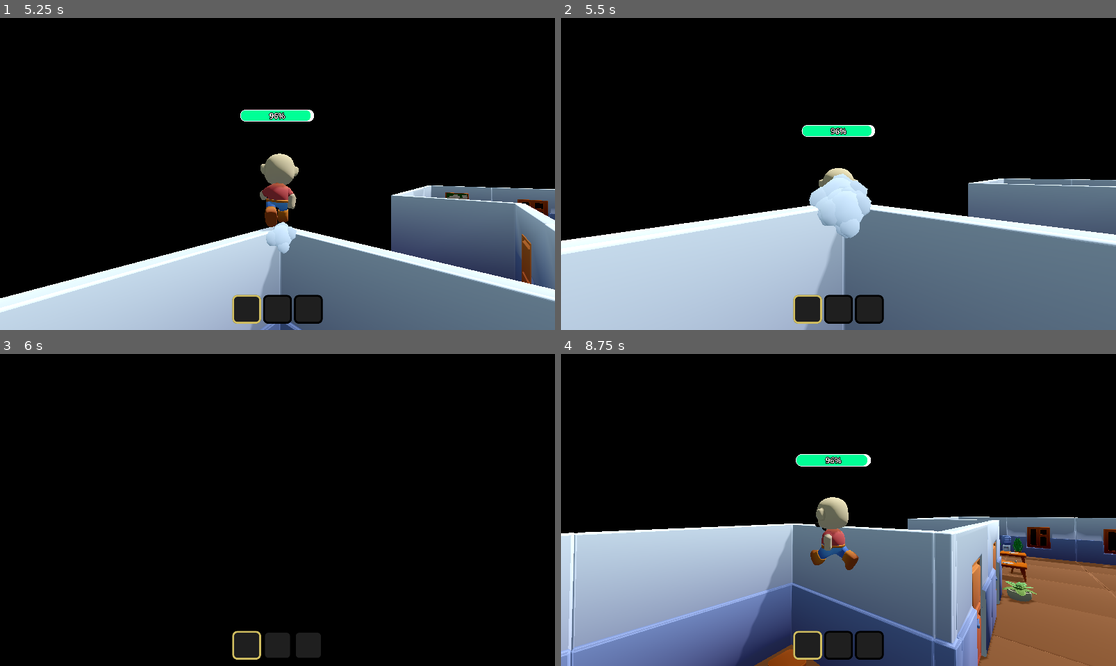
Above: before the commit, frames 1-4 (two rows, left to right).
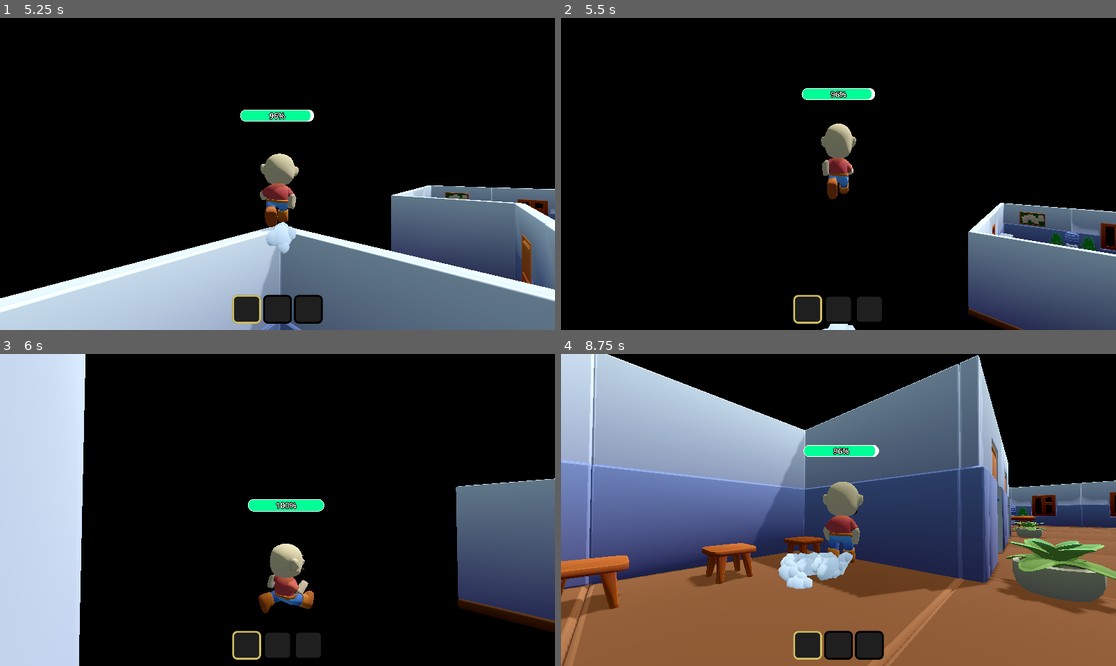
Above: after the commit, the same moments.

Repository: Scrawach/ld57
Game: Godot game, scene res://game.tscn
Two runs of this game, one before a commit and one after it. Both use one fixed random seed, a clock stepped at 60 frames per second and the inputs below. The engine's default icon, where the game draws it, is replaced by a stand-in: a white triangle on a blue panel in a dark square.
Inputs (mouse positions are in pixels of both pictures, inside the frame that each line leads up to):
- Up to frame 1 (5.25 s): move the mouse to (399, 158) at 0.52 s; hold D (move_right) 0.53-1.28 s; tap Space (jump) at 0.6, 0.77, 1.07, 1.52, 1.55, 1.82, 2.3, 3.02, 3.05, 3.32, 3.6, 3.77, 4.07, 4.52, 4.55, 4.82 s; click (399, 158) at 0.67 s; move the mouse to (249, 174) at 1.27 s; hold W (move_forward) from 1.28 s (still down); tap Shift (dash) at 1.35, 4.35 s; move the mouse to (288, 167) at 2.02 s; tap E (interact) at 2.1, 5.1 s; move the mouse to (271, 180) at 2.77 s; tap 1 at 2.85 s; move the mouse to (316, 177) at 3.52 s; move the mouse to (233, 170) at 4.27 s; move the mouse to (283, 174) at 5.02 s
- Up to frame 2 (5.5 s): keep holding W (move_forward); tap Space (jump) at 5.3 s
- Up to frame 3 (6 s): move the mouse to (255, 503) at 5.77 s; release W (move_forward) at 5.78 s; hold D (move_right) from 5.78 s (still down); tap 1 at 5.85 s
- Up to frame 4 (8.75 s): tap Space (jump) at 6.02, 6.05, 6.32, 6.6, 6.77, 7.07, 7.52, 7.55, 7.82, 8.3 s; move the mouse to (866, 510) at 6.52 s; release D (move_right) at 6.53 s; hold W (move_forward) from 6.53 s (still down); tap Enter at 7.25 s; move the mouse to (810, 510) at 7.27 s; tap Shift (dash) at 7.35 s; move the mouse to (849, 503) at 8.02 s; tap E (interact) at 8.1 s

Frame 1 is identical in both runs. In frame 2, 36% of the frame differs, in the area x 0-100%, y 22-100%; in frame 3, 24%; in frame 4, 76%, in the area x 0-100%, y 0-100%.

Commit message:
feature: create wide dead zone, implement smooth jumping after falling (now it's platformer, i guess)

Diff:
--- a/src/environment/levels/level_0.tscn
+++ b/src/environment/levels/level_0.tscn
@@ -24,7 +24,7 @@
 [ext_resource type="PackedScene" uid="uid://8fseq5e5xwxe" path="res://environment/rooms/ground.tscn" id="21_kj465"]
 
 [sub_resource type="BoxShape3D" id="BoxShape3D_x8fdi"]
-size = Vector3(100, 1, 100)
+size = Vector3(100, 60, 100)
 
 [node name="Level_0" type="Node3D"]
 script = ExtResource("1_tepbp")
@@ -310,5 +310,5 @@
 collision_mask = 7
 
 [node name="CollisionShape3D" type="CollisionShape3D" parent="DeadZone"]
-transform = Transform3D(1, 0, 0, 0, 1, 0, 0, 0, 1, 10, 0, -20)
+transform = Transform3D(1, 0, 0, 0, 1, 0, 0, 0, 1, 10, -35, -20)
 shape = SubResource("BoxShape3D_x8fdi")
--- a/src/player/player.gd
+++ b/src/player/player.gd
@@ -25,19 +25,21 @@
 @onready var moving_trail: CPUParticles3D = $"Moving Trail"
 @onready var landing_trail: CPUParticles3D = $"Landing Trail"
 
+@onready var jumping_availability: Timer = $"Jumping Availability"
+
 var gravity: float
 var previously_floored: bool
 
 var direction: float
 var nearest_interaction: Interaction
 
-var init_rotation: float
-
+var can_jump: bool
 var jump_animations: Array[String] = [JUMP_ANIMATION, JUMP_2_ANIMATION]
 var jump_animation_index: int
 
+
 func _ready() -> void:
-	init_rotation = rotation.y
+	jumping_availability.timeout.connect(_on_jumping_availability_timeout)
 
 func _physics_process(delta: float) -> void:
 	_interaction_process(delta)
@@ -59,7 +61,17 @@
 	else:
 		animation.speed_scale = 1.5
 
-	if Input.is_action_just_pressed("jump") and is_on_floor():
+	if is_on_floor():
+		can_jump = true
+
+	if previously_floored and not is_on_floor():
+		jumping_availability.start()
+
+	previously_floored = is_on_floor()
+
+	if Input.is_action_just_pressed("jump") and can_jump:
+		jumping_availability.stop()
+		can_jump = false
 		jump()
 
 	var movement = movement_input * speed * delta
@@ -100,7 +112,6 @@
 		model.scale = Vector3(1.4, 0.7, 1.4)
 		landing_trail.emitting = true
 
-	previously_floored = is_on_floor()
 
 	if is_on_floor():
 		var horizontal_velocity = Vector2(velocity.x, velocity.z)
@@ -142,3 +153,6 @@
 	if nearest_interaction == area:
 		nearest_interaction.hide_tooltip(self)
 		nearest_interaction = null
+
+func _on_jumping_availability_timeout() -> void:
+	can_jump = is_on_floor()
--- a/src/player/player.tscn
+++ b/src/player/player.tscn
@@ -155,6 +155,10 @@
 transform = Transform3D(1, 0, 0, 0, 1, 0, 0, 0, 1, 0, 0, 5)
 current = true
 
+[node name="Jumping Availability" type="Timer" parent="."]
+wait_time = 0.25
+one_shot = true
+
 [connection signal="area_entered" from="Interact Zone" to="." method="_on_interact_zone_area_entered"]
 [connection signal="area_exited" from="Interact Zone" to="." method="_on_interact_zone_area_exited"]
 
